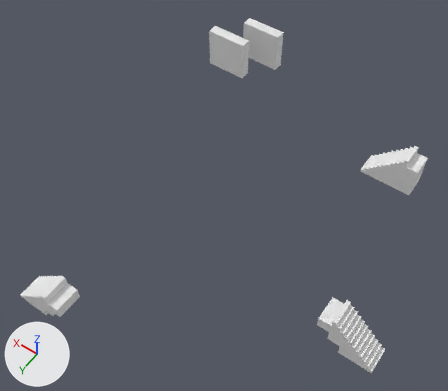
What one commit did to the OBJ model New folder/Assets/Level Models/1.5stair.obj.
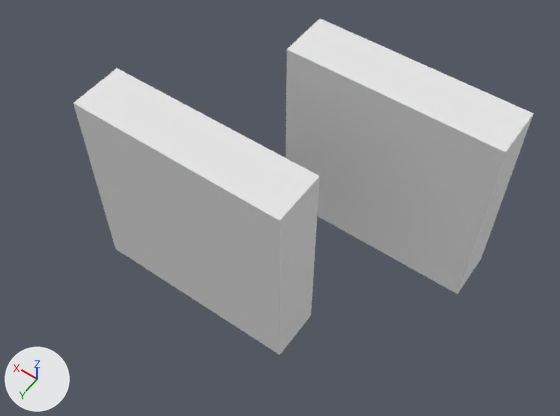
Each version is shown whole from a 50 mm lens placed at (-45.5, 83.3, 125.4), pointed at (8.7, 7.4, 6.2), then close up from a 50 mm lens placed at (21.6, -20.1, 37.9), pointed at (35.7, -39.8, 6.9). The axes (+X, +Y, +Z) are drawn at lower left. The lights are the same throughout. Where no turn or scale is listed for an object, it has been applied to the vertices. Vertices at the same position are counted once.

Before the edit, the objects in view are built like this:
```python
me_1_5stair = bpy.data.meshes.new('1.5stair')
me_1_5stair.from_pydata(...)  # 188 vertices, 356 faces; spans x -41.0..45.0, y -48.0..54.0, z 0.0..12.0
me_1_5stair.materials.append(mat_palette)  # white #e7e7e7
ob_1_5stair = bpy.data.objects.new('1.5stair', me_1_5stair)
ob_1_5stair.location = (0.0, 0.0, 0.0)
```
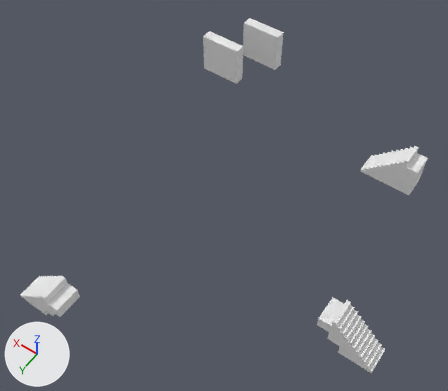
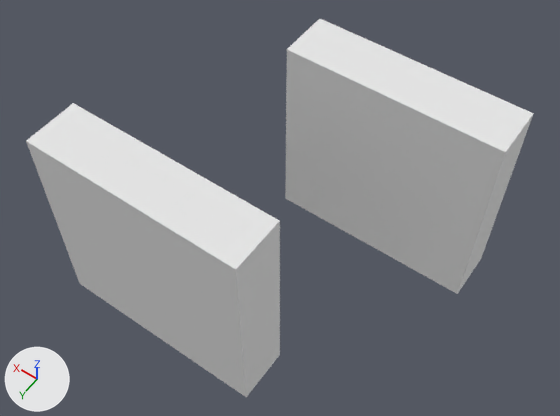
Boxes (x1, y1, x2, y2) around the edits, measured in the close-ups (560 x 416 px; the box of a moved part takes in the faces that stretch with it):
'1.5stair', reshaped
    before: (73, 19, 534, 355)
    after: (26, 19, 534, 397)
part 1 of me_1_5stair, moved or reshaped
    before: (73, 68, 320, 355)
    after: (26, 103, 280, 397)

Patch to the scene script:
```diff
--- a/New folder/Assets/Level Models/1.5stair.obj.py
+++ b/New folder/Assets/Level Models/1.5stair.obj.py
@@ me_1_5stair @@
 me_1_5stair.from_pydata(...)  # 188 vertices, 356 faces; spans x -41.0..45.0, y -48.0..54.0, z 0.0..12.0
 # used by ob_1_5stair; location = (0.0, 0.0, 0.0)
+# me_1_5stair part 1: the loose piece of 8 vertices spanning x 33.0..45.0, y -39.0..-36.0, z 0.0..12.0 is moved by (0.0, 3.0, 0.0)
 me_1_5stair.materials.append(mat_palette)
```
